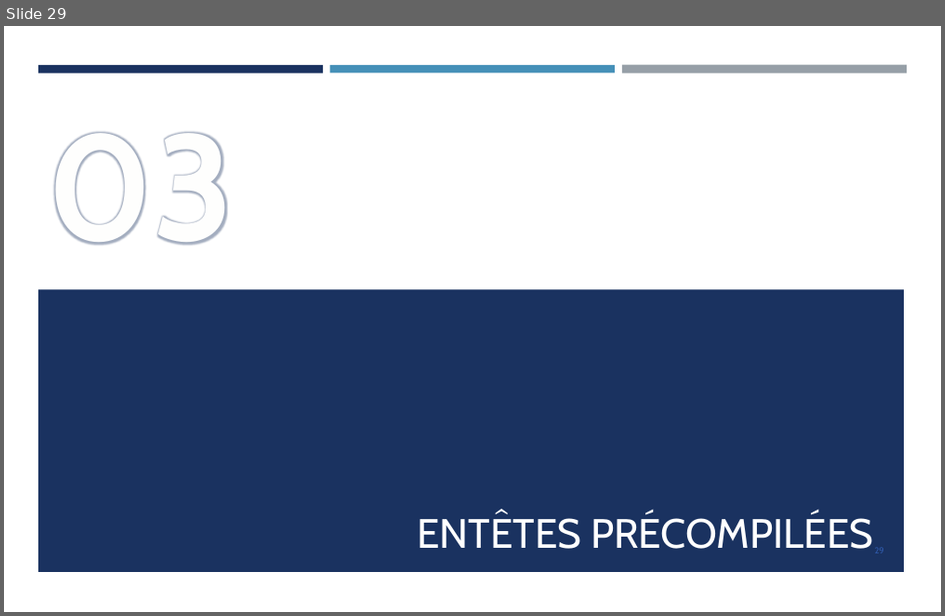
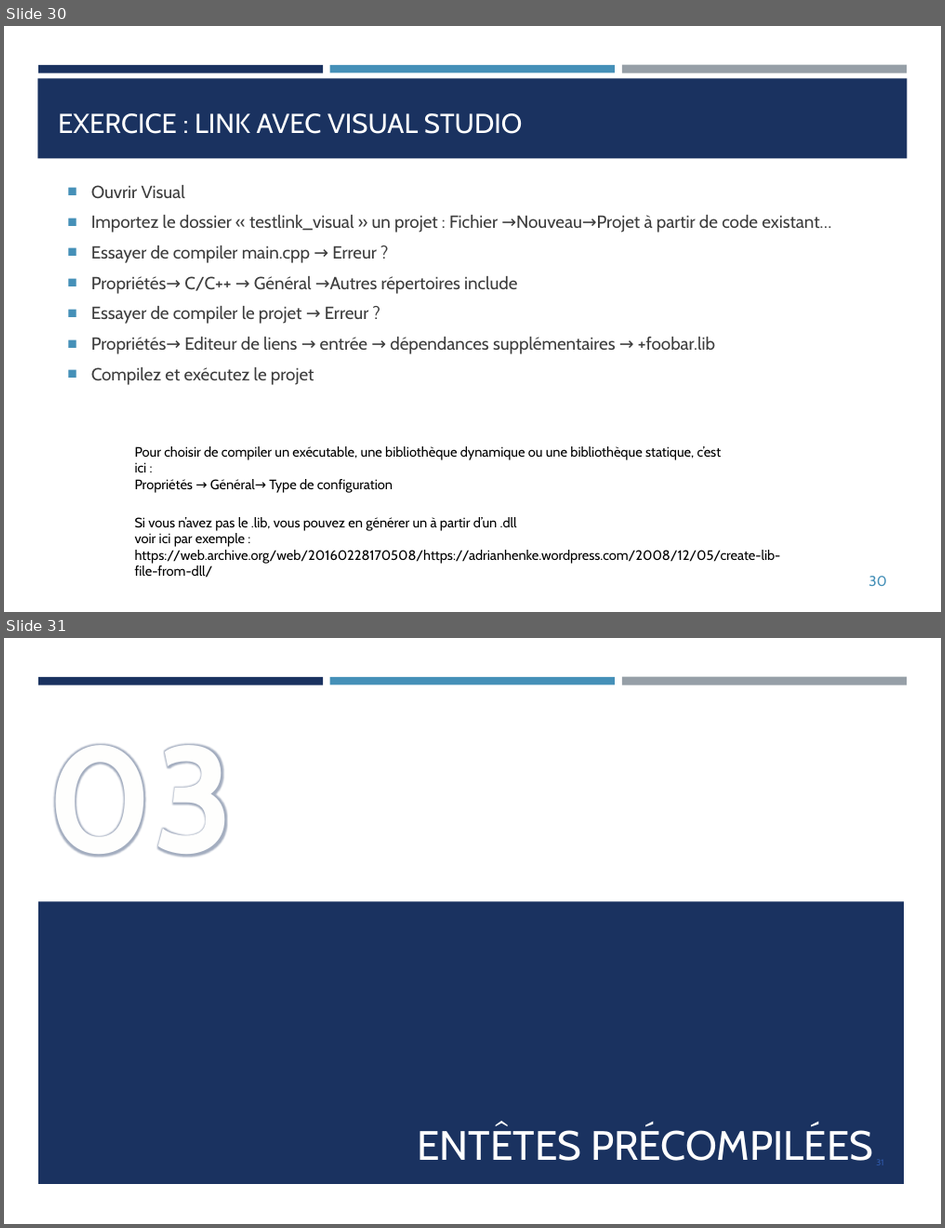
Before and after one commit to franckginguene/cpp_scalian, a slide deck: diapos/CPP_matin.pptx. Shown one above the other, each under a label of ours: slide 29 before the commit, slides 30 and 31 after it. The pictures are 945x616 and 945x1228 pixels, drawn with LibreOffice and Linux fonts; fonts in the diff are those of the drawing. Boxes give left, top, right and bottom in pixels: in the first picture for what was removed or moved away, otherwise in the second. Text is boxed around its words. In the diff, an @@ line names an element or a change of style, - is before the commit and + after.

```diff
--- a/diapos/CPP_matin.pptx
+++ b/diapos/CPP_matin.pptx
@@ slide 30 added at <box>4,26,941,612</box>, background #FFFFFF; not listed: 3 template elements that a slide beside it also shows @@
@@ rectangle added at <box>37,78,908,158</box>, fill #1A3260 @@
@@ title added at <box>58,113,523,134</box>, 21 pt, text #FFFFFF @@
+EXERCICE : LINK AVEC VISUAL STUDIO
@@ text added at <box>91,185,832,385</box>, 13.5 pt, text #3D3D3D @@
+■ Ouvrir Visual
+■ Importez le dossier « testlink_visual » un projet : Fichier →Nouveau→Projet à partir de code existant…
+■ Essayer de compiler main.cpp → Erreur ?
+■ Propriétés→ C/C++ → Général →Autres répertoires include
+■ Essayer de compiler le projet → Erreur ?
+■ Propriétés→ Editeur de liens → entrée → dépendances supplémentaires → +foobar.lib
+■ Compilez et exécutez le projet
@@ text added at <box>135,446,722,493</box>, 10.5 pt, text #000000 @@
+Pour choisir de compiler un exécutable, une bibliothèque dynamique ou une bibliothèque statique, c’est ici :
+Propriétés → Général→ Type de configuration
@@ text added at <box>135,517,781,577</box>, 10.5 pt, text #000000 @@
+Si vous n’avez pas le .lib, vous pouvez en générer un à partir d’un .dll
+voir ici par exemple :
+https://web.archive.org/web/20160228170508/https://adrianhenke.wordpress.com/2008/12/05/create-lib-file-from-dll/
@@ page number added at <box>869,576,887,586</box>, 11 pt, text #4590B8 @@
+30
@@ what was slide 29 is now slide 31 @@
```
Also in this commit, not shown: 1 slide changed, 6 other slides added.
